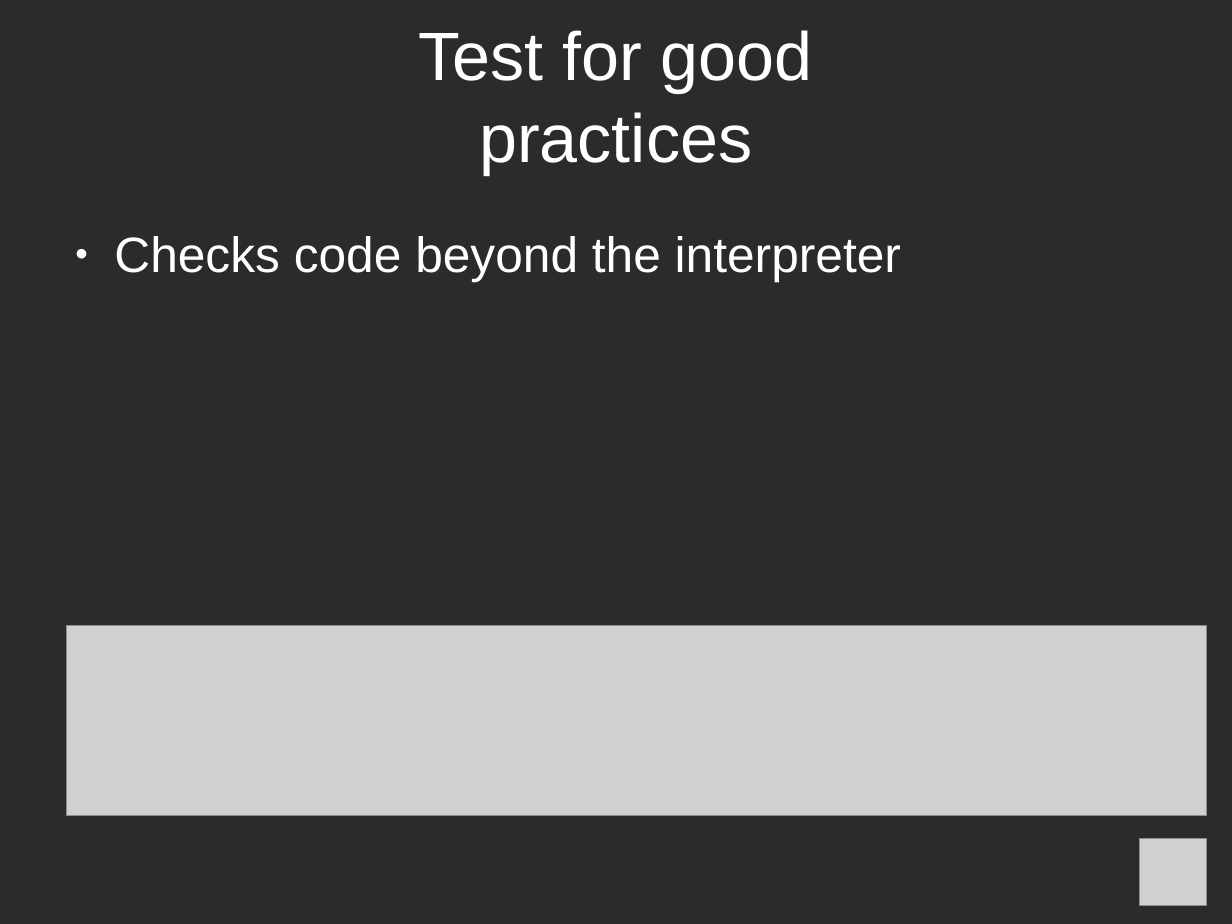
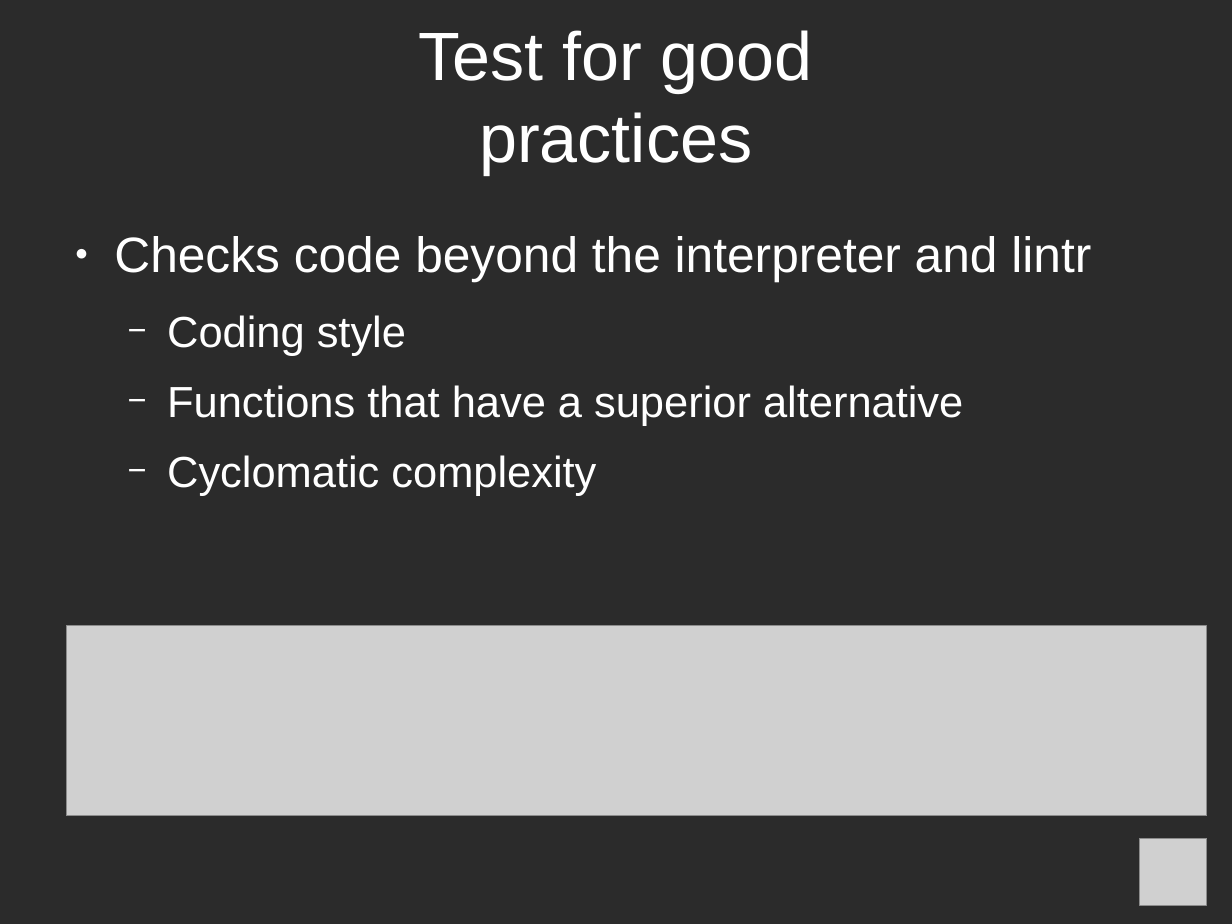
Before and after one commit to richelbilderbeek/PresentationsAboutR, a slide deck: slide 11 of ProfessionalRdevelopment/ProfessionalRDevelopment.odp (slide 10 before the commit). Drawn at 1232x924 pixels with LibreOffice and Linux fonts; fonts in the diff are those of the drawing; grey boxes stand for pictures; background and template pictures are left out; a plain dark background stands for a picture behind light text. Boxes give left, top, right and bottom in pixels: in the first picture for what was removed or moved away, otherwise in the second. Text is boxed around its words. In the diff, an @@ line names an element or a change of style, - is before the commit and + after.

```diff
--- a/ProfessionalRdevelopment/ProfessionalRDevelopment.odp
+++ b/ProfessionalRdevelopment/ProfessionalRDevelopment.odp
@@ text at (114, 236, 1091, 496): text changed; size 32 to 28 pt @@
-● Checks code beyond the interpreter
+● Checks code beyond the interpreter and lintr
+  − Coding style
+  − Functions that have a superior alternative
+  − Cyclomatic complexity
```
Also in this commit, not shown: 3 other slides changed, 2 slides added, 1 slide removed, 4 other files.
